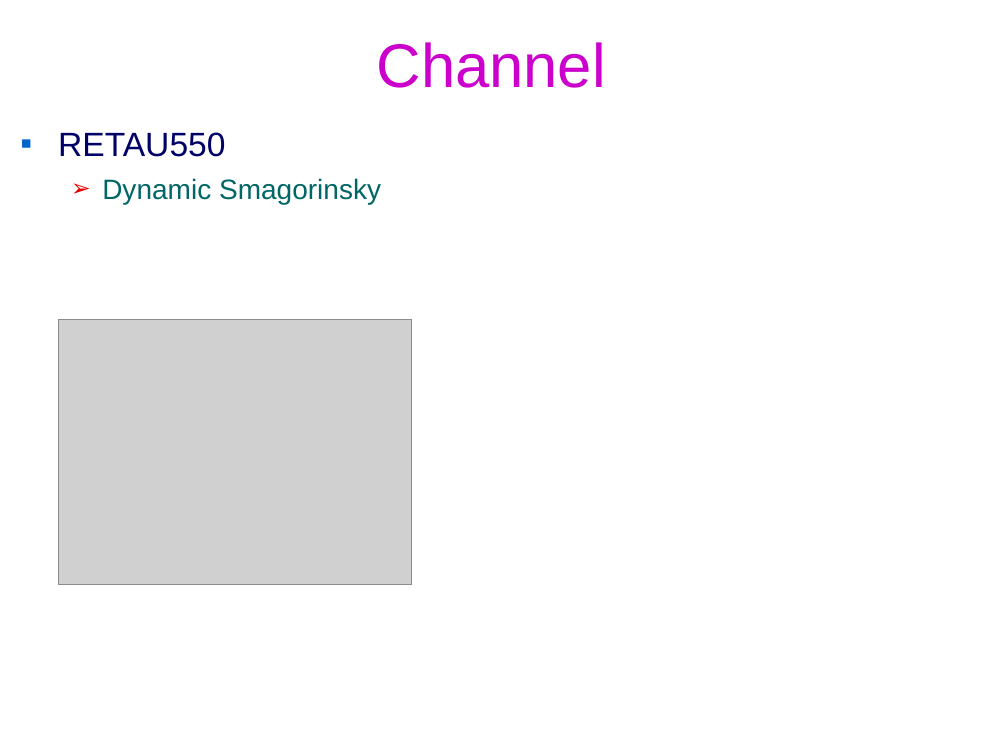
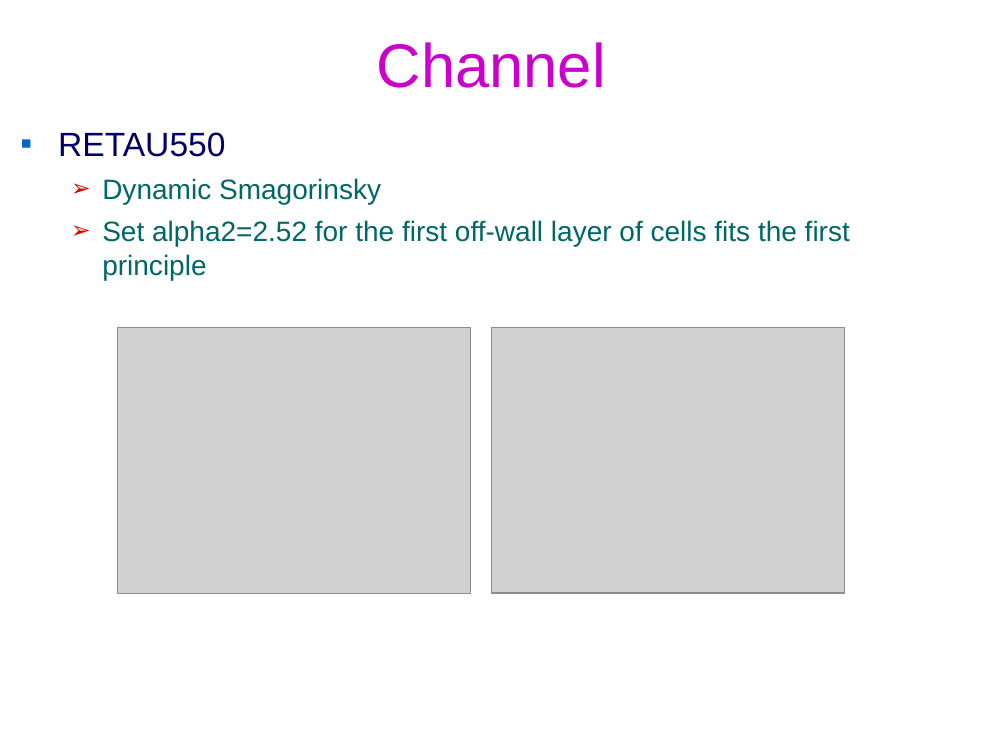
Before and after one commit to federicoVerolini/CaLES, a slide deck: slide 11 of docs/vv.pptx. Drawn at 1008x756 pixels with LibreOffice and Linux fonts; fonts in the diff are those of the drawing; grey boxes stand for pictures; background and template pictures are left out. Boxes give left, top, right and bottom in pixels: in the first picture for what was removed or moved away, otherwise in the second. Text is boxed around its words. In the diff, an @@ line names an element or a change of style, - is before the commit and + after.

```diff
--- a/docs/vv.pptx
+++ b/docs/vv.pptx
@@ text at (102,220,850,280): paragraph added @@
+  ➢ Set alpha2=2.52 for the first off-wall layer of cells fits the first principle
@@ picture: place and size @@
-picture at (58,320,411,585)
+picture at (118,328,471,594)
@@ picture added at (492,328,845,593) @@
```
Also in this commit, not shown: 6 other files.
